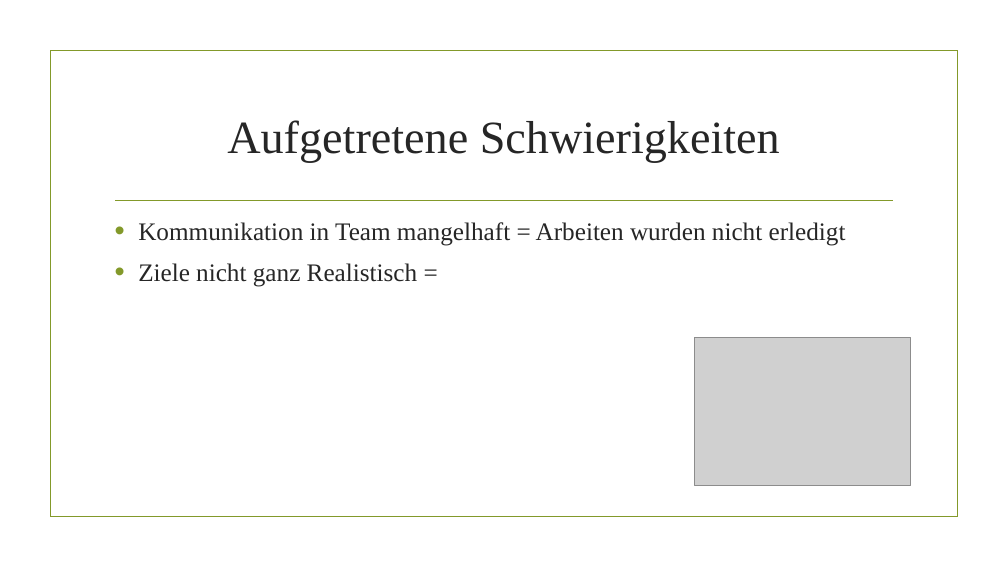
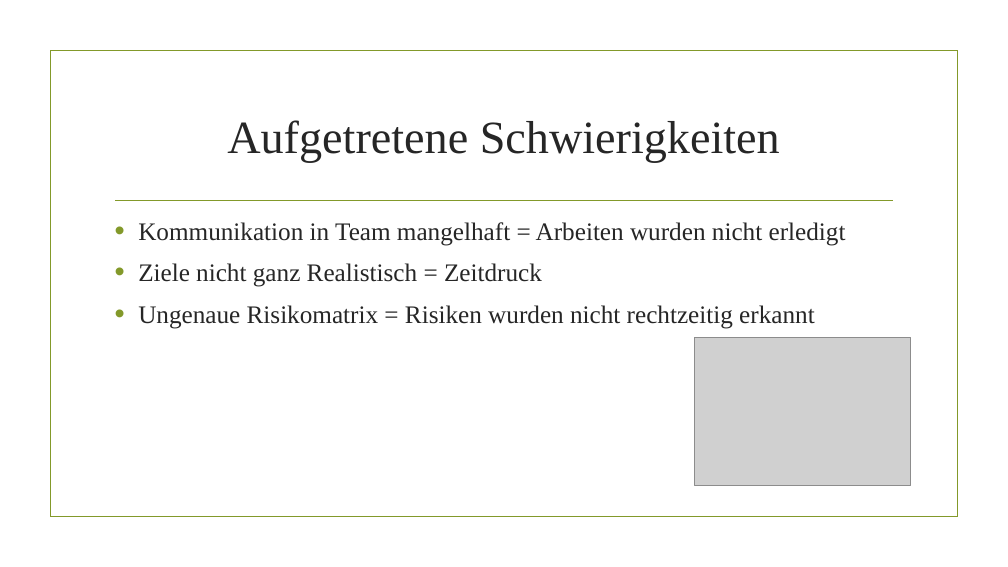
Before and after one commit to danielHPeters/QuickNote, a slide deck: slide 7 of docs/M306-AP15a-Peters-Pra-171030-Projekt Präsentation.pptx (slide 6 before the commit). Drawn at 1008x567 pixels with LibreOffice and Linux fonts; fonts in the diff are those of the drawing; grey boxes stand for pictures; background and template pictures are left out. Boxes give left, top, right and bottom in pixels: in the first picture for what was removed or moved away, otherwise in the second. Text is boxed around its words. In the diff, an @@ line names an element or a change of style, - is before the commit and + after.

```diff
--- a/docs/M306-AP15a-Peters-Pra-171030-Projekt Präsentation.pptx
+++ b/docs/M306-AP15a-Peters-Pra-171030-Projekt Präsentation.pptx
@@ text at [138,263,815,329]: text changed @@
-• Ziele nicht ganz Realistisch =
+• Ziele nicht ganz Realistisch = Zeitdruck
+• Ungenaue Risikomatrix = Risiken wurden nicht rechtzeitig erkannt
```
Also in this commit, not shown: 2 other slides changed, 1 slide added.
